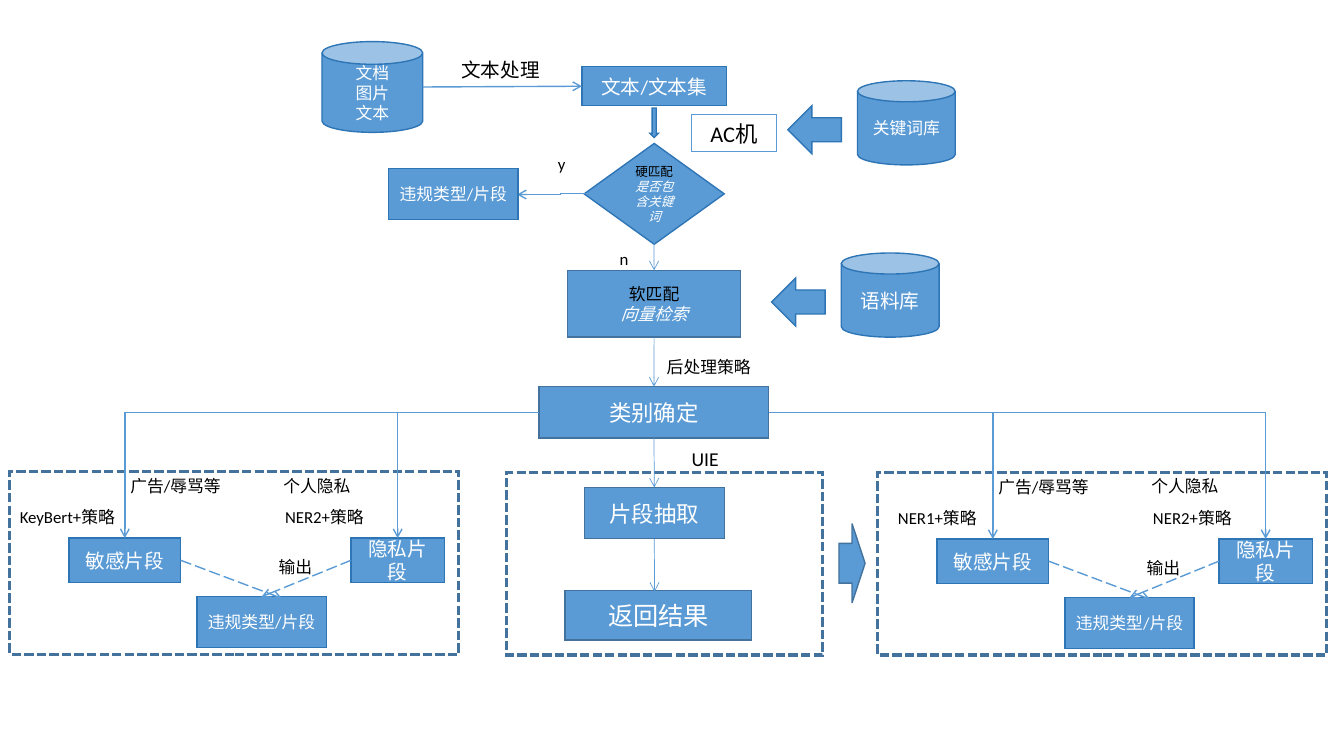
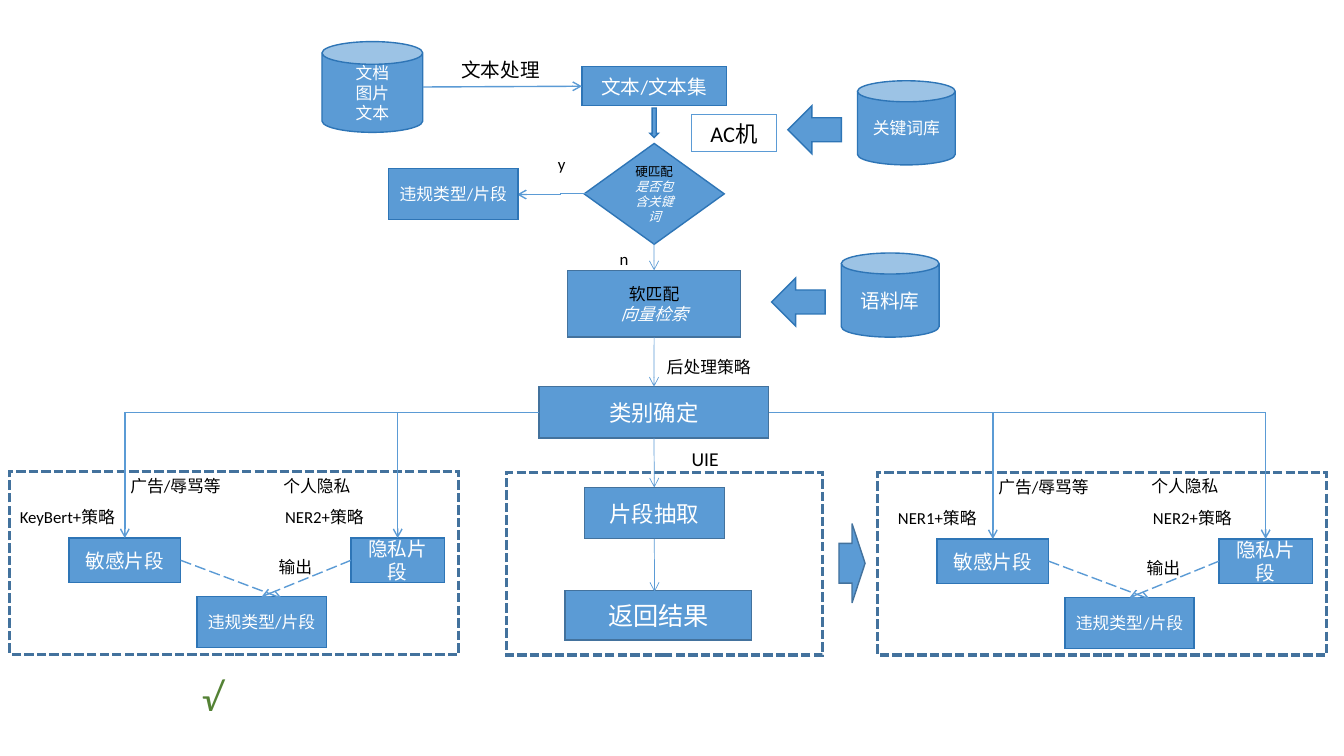
Before and after one commit to KATEhuang920909/qiji_compet, a slide deck: slide 7 of 流程图.pptx. Drawn at 1344x756 pixels with LibreOffice and Linux fonts; fonts in the diff are those of the drawing. Boxes give left, top, right and bottom in pixels: in the first picture for what was removed or moved away, otherwise in the second. Text is boxed around its words. In the diff, an @@ line names an element or a change of style, - is before the commit and + after.

```diff
--- a/流程图.pptx
+++ b/流程图.pptx
@@ text added at [192,667,253,725], 28 pt, text #548235, italic @@
+√
```
Also in this commit, not shown: 32 other files.
